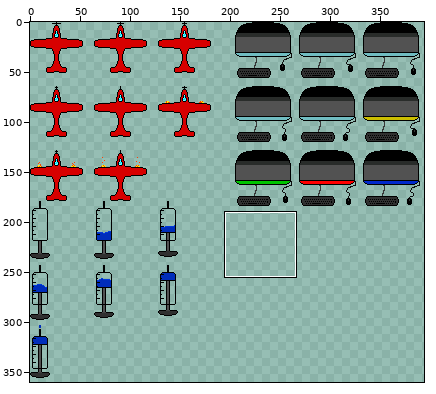
Two versions of one sprite sheet, Testbed/Output/Assets/Textures/allAnims.png. Above: a wide view before the commit, with the close-up outlined.
Close-up. Before the commit:
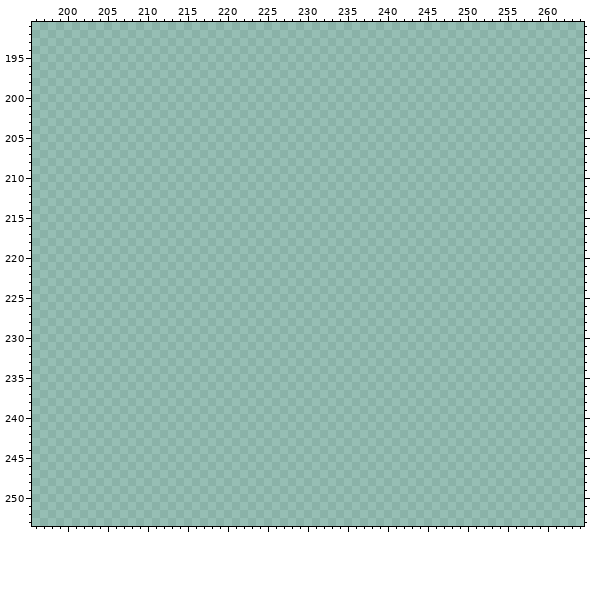
The file is 480x365 pixels. Colours within 5 levels of each other are drawn and written as one. Shown: x 196..264, y 191..253. The wide view leaves out empty margins.
Palette (. is transparent): 
Pixels before (only the part around the change), first column x 197:
191 ....................................................................
192 ....................................................................
193 ....................................................................
194 ....................................................................
195 ....................................................................
196 ....................................................................
197 ....................................................................
198 ....................................................................
199 ....................................................................
200 ....................................................................
201 ....................................................................
202 ....................................................................
203 ....................................................................
204 ....................................................................
205 ....................................................................
206 ....................................................................
207 ....................................................................
208 ....................................................................
209 ....................................................................
210 ....................................................................
211 ....................................................................
212 ....................................................................
213 ....................................................................
214 ....................................................................
215 ....................................................................
216 ....................................................................
217 ....................................................................
218 ....................................................................
219 ....................................................................
220 ....................................................................
221 ....................................................................
222 ....................................................................
223 ....................................................................
224 ....................................................................
225 ....................................................................
226 ....................................................................
227 ....................................................................
228 ....................................................................
229 ....................................................................
230 ....................................................................
231 ....................................................................
232 ....................................................................
233 ....................................................................
234 ....................................................................
235 ....................................................................
236 ....................................................................
237 ....................................................................
238 ....................................................................
239 ....................................................................
240 ....................................................................
241 ....................................................................
242 ....................................................................
243 ....................................................................
244 ....................................................................
245 ....................................................................
246 ....................................................................
247 ....................................................................
248 ....................................................................
249 ....................................................................
250 ....................................................................
251 ....................................................................
252 ....................................................................
253 ....................................................................
The result:
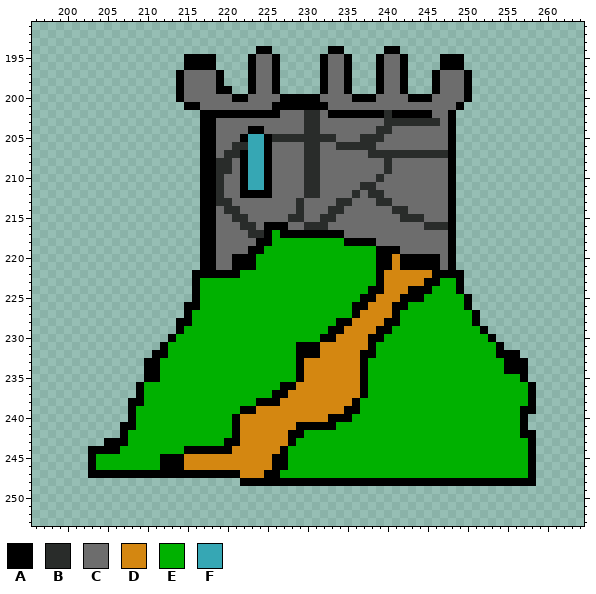
Colours new in this view: A #000000  B #292c2a  C #6d6d6d  D #d48711  E #00b100  F #36a7b4
Diff:
Changed rows in their new state; - is an unchanged pixel.
first column x 203:
194 ---------------------AA-------AA-----AA-----------------
195 ------------AAAA----ACCA-----ACCA---ACCA----AAA---------
196 ------------AAAA----ACCA-----ACCA---ACCA----AAA---------
197 -----------ACCCCA---ACCA-----ACCA---ACCA---ACCCA--------
198 -----------ACCCCA---ACCA-----ACCA---ACCA---ACCCA--------
199 -----------ACCCCAA--ACCA-----ACCA---ACCA---ACCCA--------
200 -----------ACCCCCCAACCCCAAAAACCCCAAACCCCAAACCCCA--------
201 ------------AACCCCCCCCCAAAAAAACCCCCCCCCCCCCCCCA---------
202 --------------AAAAAAAAAACCCBBCAAAAAAABAAAAACCA----------
203 --------------AACCCCCCCCCCCBBCCCCCCCCBBBBBBBCA----------
204 --------------AACCCCAACCCCCBBCCCCCCCBBCCCCCCCA----------
205 --------------AACCCAFFABBBBBBBBCCCBBBCCCCCCCCA----------
206 --------------AACCBBFFACCCCBBCCBBBBBCCCCCCCCCA----------
207 --------------AACBBAFFACCCCBBCCCCCCBBBBBBBBBBA----------
208 --------------AABBCAFFACCCCBBCCCCCCCCBCCCCCCCA----------
209 --------------AABBCAFFACCCCBBCCCCCCCCBCCCCCCCA----------
210 --------------AABCCAFFACCCCBBCCCCCCCBCCCCCCCCA----------
211 --------------AABCCAFFACCCCBBCCCCCBBCCCCCCCCCA----------
212 --------------AABCCAAAACCCCBBCCCCBCBBCCCCCCCCA----------
213 --------------AABBCCCCCCCCBCCCCBBCCCBBCCCCCCCA----------
214 --------------AACBBCCCCCCCBCCCBBCCCCCCBBCCCCCA----------
215 --------------AACCBBCCCCCBBCCBBCCCCCCCCBBBCCCA----------
216 --------------AACCCBBCAAACCBBBCCCCCCCCCCCCBBBA----------
217 --------------AACCCCBBAEAAAAAAAACCCCCCCCCCCCCA----------
218 --------------AACCCCCAAEEEEEEEEEAAAACCCCCCCCCA----------
219 --------------AACCCCAAEEEEEEEEEEEEEEAAACCCCCCA----------
220 --------------AACCAAAEEEEEEEEEEEEEEEAADAAAAACA----------
221 --------------AACCAAAEEEEEEEEEEEEEEEAADAAAAACA----------
222 -------------AAAAAAEEEEEEEEEEEEEEEEEADDDDDDAAAA---------
223 -------------AEEEEEEEEEEEEEEEEEEEEEEADDDDDAAEEA---------
224 -------------AEEEEEEEEEEEEEEEEEEEEEAADDDAAAEEEA---------
225 -------------AEEEEEEEEEEEEEEEEEEEEAADDDAAAEEEEEA--------
226 ------------AAEEEEEEEEEEEEEEEEEEEAADDDAAEEEEEEEA--------
227 ------------AEEEEEEEEEEEEEEEEEEEEADDDDAEEEEEEEEEA-------
228 -----------AAEEEEEEEEEEEEEEEEEEAADDDDAAEEEEEEEEEA-------
229 -----------AEEEEEEEEEEEEEEEEEEAADDDDAAEEEEEEEEEEEA------
230 ----------AEEEEEEEEEEEEEEEEEEAADDDDAAEEEEEEEEEEEEEA-----
231 ---------AEEEEEEEEEEEEEEEEAAADDDDDDAEEEEEEEEEEEEEEEA----
232 --------AAEEEEEEEEEEEEEEEEAAADDDDDAAEEEEEEEEEEEEEEEAAA--
233 -------AAEEEEEEEEEEEEEEEEEADDDDDDDAEEEEEEEEEEEEEEEEEAAA-
234 -------AAEEEEEEEEEEEEEEEEEADDDDDDDAEEEEEEEEEEEEEEEEEAAA-
235 -------AAEEEEEEEEEEEEEEEEEADDDDDDDAEEEEEEEEEEEEEEEEEEEA-
236 ------AEEEEEEEEEEEEEEEEEAADDDDDDDDAEEEEEEEEEEEEEEEEEEEEA
237 ------AEEEEEEEEEEEEEEEEAADDDDDDDDDAEEEEEEEEEEEEEEEEEEEEA
238 -----AAEEEEEEEEEEEEEEAAADDDDDDDDDAEEEEEEEEEEEEEEEEEEEEEA
239 -----AEEEEEEEEEEEEEAADDDDDDDDDDDAAEEEEEEEEEEEEEEEEEEEEAA
240 -----AEEEEEEEEEEEEADDDDDDDDDDDAAAEEEEEEEEEEEEEEEEEEEEEA-
241 ----AAEEEEEEEEEEEEADDDDDDDAAAAAEEEEEEEEEEEEEEEEEEEEEEEA-
242 ----AEEEEEEEEEEEEEADDDDDDAAEEEEEEEEEEEEEEEEEEEEEEEEEEEAA
243 --AAAEEEEEEEEEEEEAADDDDDDAEEEEEEEEEEEEEEEEEEEEEEEEEEEEEA
244 AAAAEEEEEEEEAAAAAADDDDDDAEEEEEEEEEEEEEEEEEEEEEEEEEEEEEEA
245 AEEEEEEEEAAADDDDDDDDDDDAAEEEEEEEEEEEEEEEEEEEEEEEEEEEEEEA
246 AEEEEEEEEAAADDDDDDDDDDDAAEEEEEEEEEEEEEEEEEEEEEEEEEEEEEEA
247 AAAAAAAAAAAAAAAAAAADDDAAEEEEEEEEEEEEEEEEEEEEEEEEEEEEEEEA
248 -------------------AAAAAAAAAAAAAAAAAAAAAAAAAAAAAAAAAAAAA
Pixel boxes of the changes (left, top, right, bottom) in both close-ups:
added: (88, 46, 536, 486)
